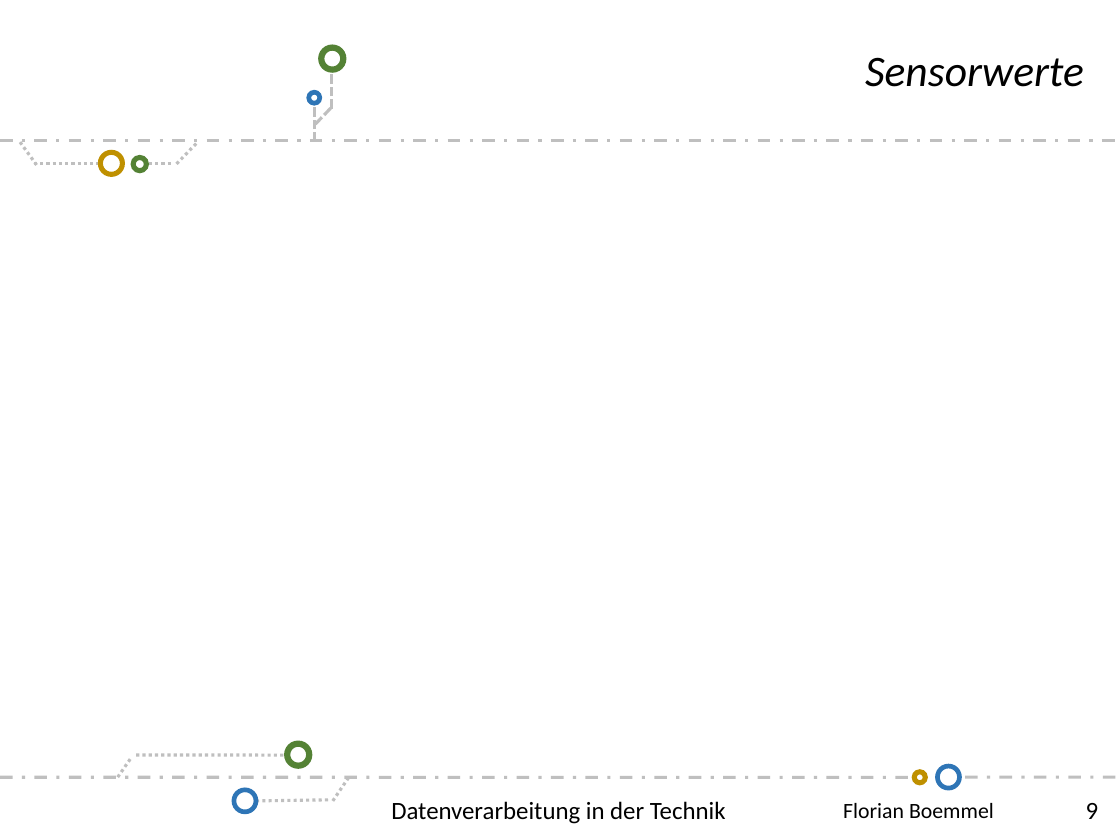
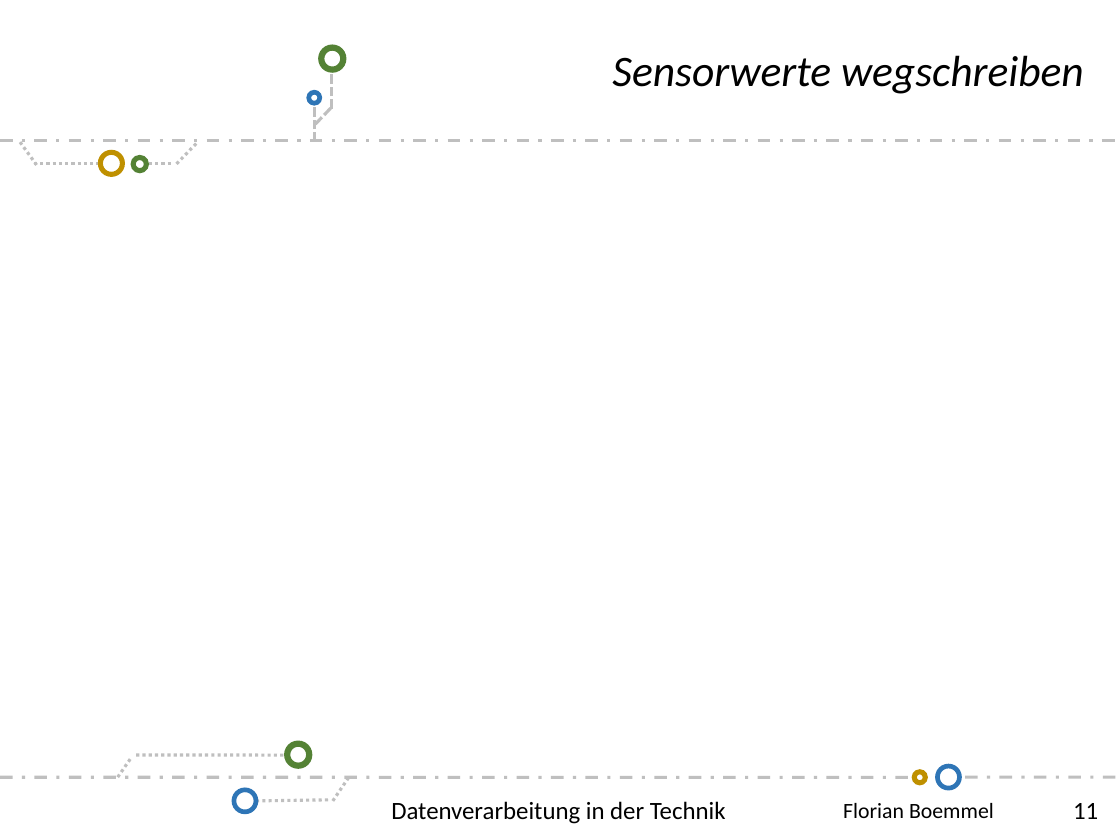
Before and after one commit to scd42636/DT_WS1718_02_StarCar, a slide deck: slide 11 of dokumentation/bof31844/Folien-Florian-Boemmel.pptx (slide 9 before the commit). Drawn at 1120x840 pixels with LibreOffice and Linux fonts; fonts in the diff are those of the drawing; background and template pictures are left out. Boxes give left, top, right and bottom in pixels: in the first picture for what was removed or moved away, otherwise in the second. Text is boxed around its words. In the diff, an @@ line names an element or a change of style, - is before the commit and + after.

```diff
--- a/dokumentation/bof31844/Folien-Florian-Boemmel.pptx
+++ b/dokumentation/bof31844/Folien-Florian-Boemmel.pptx
@@ text at [612, 55, 1084, 94]: text changed @@
-Sensorwerte
+Sensorwerte wegschreiben
@@ page number at [1073, 803, 1098, 819]: text changed @@
-9
+11
```
Also in this commit, not shown: 3 other slides changed, 2 slides added, 2 other files.
